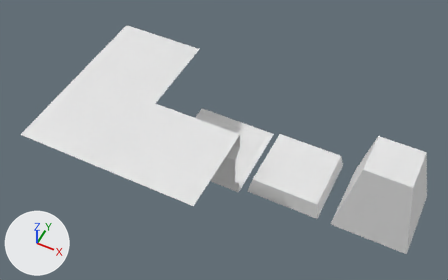
One commit to the FBX model Assets/My Assets/Models/Tiles/BlankTiles.fbx: the scene before it, then after it.
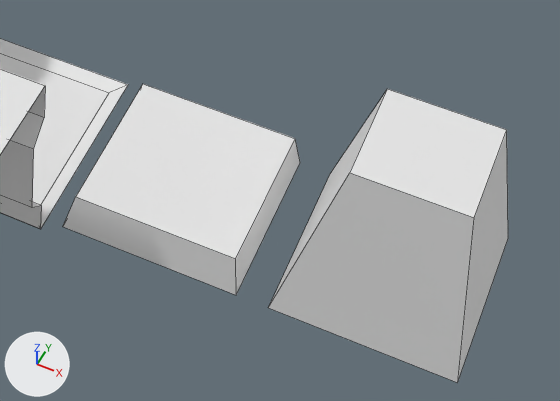
Each version is shown whole from a camera (50 mm lens) standing at (2.26, -4.38, 5.68) and looking at (0.26, -0.38, 0.68), then close up on the part from 50% to 100% of the width and 36% to 94% of the height. Lighting does not change. The marker at lower left points along +X, +Y and +Z. The close-ups show mesh edges as thin lines. Where no turn or scale is listed for an object, it has been applied to the vertices.

The scene before the commit, as lines of its bpy script (objects in view):
```python
me_block = bpy.data.meshes.new('Block')
me_block.from_pydata(...)  # 8 vertices, 6 faces; spans x -0.425..0.425, y -0.425..0.425, z 0.0..0.85
# before: 0 (-0.425, -0.425, 0.0) at pixel (268, 307), 1 (0.425, -0.425, 0.0) at pixel (457, 382), 2 (-0.425, 0.425, 0.0) at pixel (330, 173), 3 (0.425, 0.425, 0.0) at pixel (508, 238), 4 (-0.254, 0.254, 0.85) at pixel (387, 88)
# before: 5 (-0.254, -0.254, 0.85) at pixel (349, 172), 6 (0.254, -0.254, 0.85) at pixel (474, 217), 7 (0.254, 0.254, 0.85) at pixel (506, 129)
me_floor = bpy.data.meshes.new('Floor')
me_floor.from_pydata([(-0.5, -0.5, 0.025), (0.5, -0.5, 0.025), (-0.5, 0.5, 0.025), (0.5, 0.5, 0.025), (-0.43, 0.43, 0.0), (-0.43, -0.43, 0.0), (0.43, -0.43, 0.0), (0.43, 0.43, 0.0)], [], [(5, 6, 7, 4), (5, 4, 2, 0), (6, 5, 0, 1), (7, 6, 1, 3), (4, 7, 3, 2)])
me_tile = bpy.data.meshes.new('Tile')
me_tile.from_pydata(...)  # 8 vertices, 6 faces; spans x -0.425..0.425, y -0.425..0.425, z 0.0..0.199
# before: 0 (-0.425, -0.425, 0.0) at pixel (62, 226), 1 (0.425, -0.425, 0.0) at pixel (236, 295), 2 (-0.425, 0.425, 0.0), 3 (0.425, 0.425, 0.0) at pixel (300, 162), 4 (-0.385, 0.385, 0.199) at pixel (142, 83)
# before: 5 (-0.385, -0.385, 0.199) at pixel (75, 196), 6 (0.385, -0.385, 0.199) at pixel (235, 258), 7 (0.385, 0.385, 0.199) at pixel (295, 138)
ob_block = bpy.data.objects.new('Block', me_block)
ob_block.location = (2.0, 0.0, 0.0)
ob_floor = bpy.data.objects.new('Floor', me_floor)
ob_floor.location = (0.0, 0.0, 0.0)
ob_tile = bpy.data.objects.new('Tile', me_tile)
ob_tile.location = (1.0, 0.0, 0.0)
# also in view: 'Wall' at (0.0, -1.0, 0.51)
```
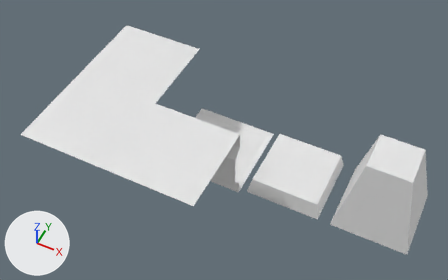
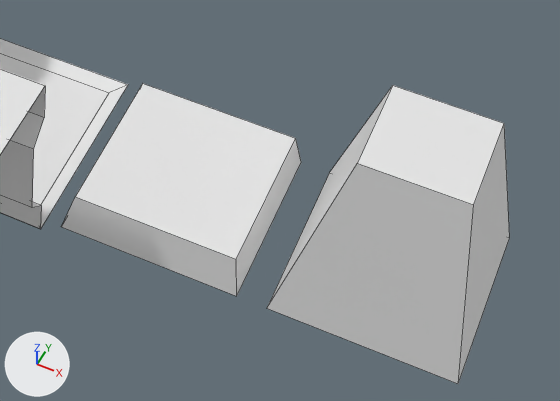
Location of each change, [x1, y1, x2, y2] in pixels of the close-ups (560 x 401 px):
'Block', reshaped
    before: [268, 89, 508, 383]
    after: [267, 85, 510, 384]
'Tile', reshaped
    before: [63, 84, 300, 295]
    after: [61, 84, 301, 296]

The change, as a list of edits to the scene's bpy script:
```text
Change me_block:
    where me_block.from_pydata(...)  # 8 vertices, 6 faces; spans x -0.425..0.425, y -0.425..0.425, z 0.0..0.85
    used by ob_block; location = (2.0, 0.0, 0.0)
    verts and faces of me_block; kept vertices keep their numbers, new ones are numbered from 8
    me_block part 2
    add delete_vertices([*range(0, 8)])  # with the faces that use them
    add verts[8] = (-0.43, 0.43, 0.0)  # pixel (329, 172)
    add verts[9] = (-0.43, -0.43, 0.0)  # pixel (266, 308)
    add verts[10] = (0.43, -0.43, 0.0)  # pixel (458, 383)
    add verts[11] = (0.43, 0.43, 0.0)  # pixel (509, 237)
    add verts[12] = (-0.236, 0.236, 0.9)  # pixel (392, 85)
    add verts[13] = (-0.237, -0.237, 0.9)  # pixel (357, 163)
    add verts[14] = (0.236, -0.237, 0.9)  # pixel (473, 204)
    add verts[15] = (0.237, 0.236, 0.9)  # pixel (504, 123)
    add faces += [(8, 12, 15, 11), (12, 13, 14, 15), (9, 10, 14, 13), (10, 11, 15, 14), (8, 9, 13, 12)]
Change me_tile:
    where me_tile.from_pydata(...)  # 8 vertices, 6 faces; spans x -0.425..0.425, y -0.425..0.425, z 0.0..0.199
    used by ob_tile; location = (1.0, 0.0, 0.0)
    verts and faces of me_tile; kept vertices keep their numbers, new ones are numbered from 8
    me_tile part 1
    add delete_vertices([*range(0, 8)])  # with the faces that use them
    add verts[8] = (-0.43, 0.43, 0.0)
    add verts[9] = (-0.43, -0.43, 0.0)  # pixel (61, 226)
    add verts[10] = (0.43, -0.43, 0.0)  # pixel (236, 296)
    add verts[11] = (0.43, 0.43, 0.0)  # pixel (301, 162)
    add verts[12] = (-0.387, 0.387, 0.2)  # pixel (142, 83)
    add verts[13] = (-0.387, -0.387, 0.2)  # pixel (75, 196)
    add verts[14] = (0.387, -0.387, 0.2)  # pixel (236, 259)
    add verts[15] = (0.387, 0.387, 0.2)  # pixel (295, 138)
    add faces += [(8, 12, 15, 11), (12, 13, 14, 15), (9, 10, 14, 13), (10, 11, 15, 14), (8, 9, 13, 12)]
```
